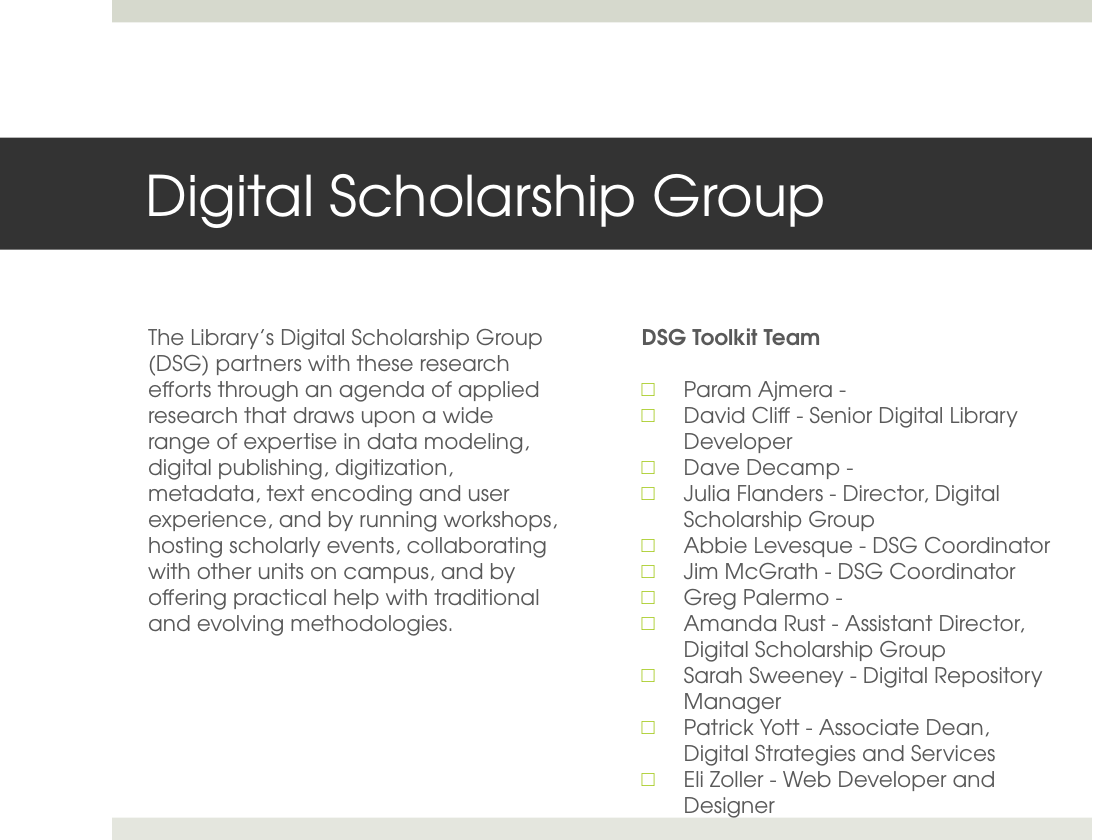
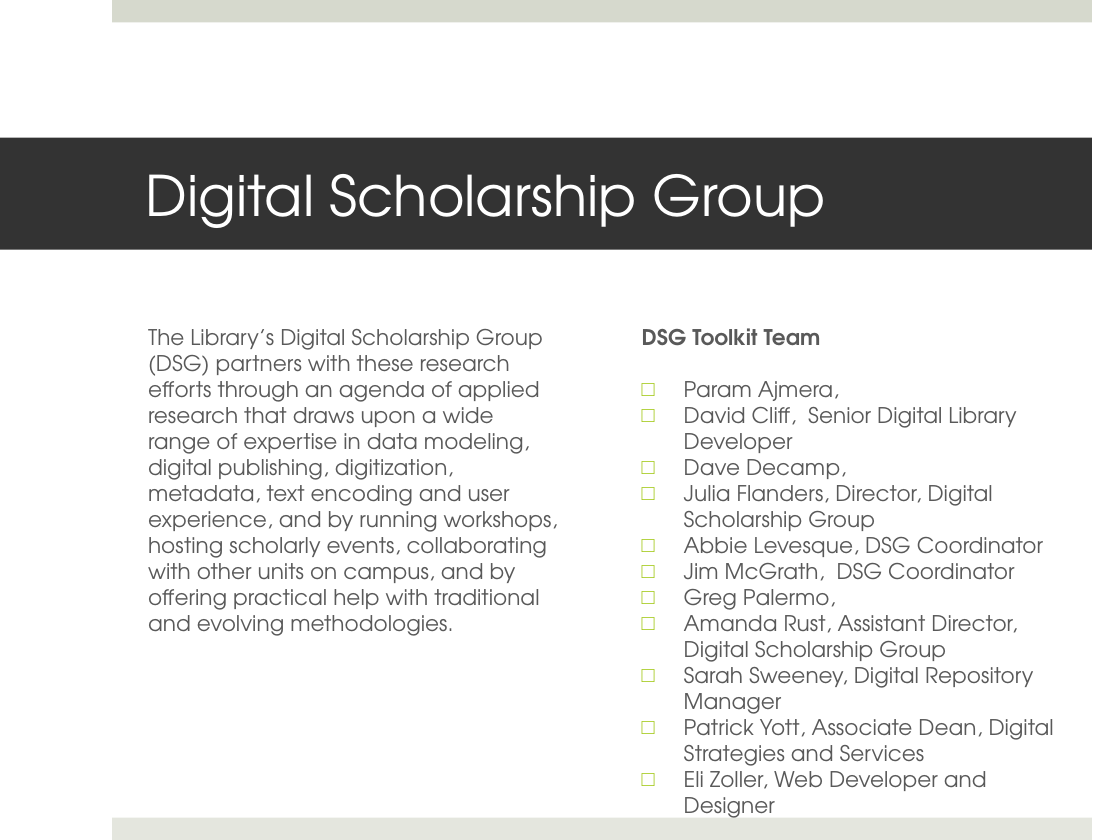
Before and after one commit to sarahjeansweeney/various_files, a slide deck: slide 3 of Presentations/DLF 2015/draftSlides.pptx. Drawn at 1120x840 pixels with LibreOffice and Linux fonts; fonts in the diff are those of the drawing. Boxes give left, top, right and bottom in pixels: in the first picture for what was removed or moved away, otherwise in the second. Text is boxed around its words. In the diff, an @@ line names an element or a change of style, - is before the commit and + after.

Commit message:
Tweaking slides, adding Julia's architecture model

```diff
--- a/Presentations/DLF 2015/draftSlides.pptx
+++ b/Presentations/DLF 2015/draftSlides.pptx
@@ text at (684,381,1054,818): text changed @@
-□ Param Ajmera -
-□ David Cliff - Senior Digital Library Developer
-□ Dave Decamp -
-□ Julia Flanders - Director, Digital Scholarship Group
-□ Abbie Levesque - DSG Coordinator
-□ Jim McGrath - DSG Coordinator
-□ Greg Palermo -
-□ Amanda Rust - Assistant Director, Digital Scholarship Group
-□ Sarah Sweeney - Digital Repository Manager
-□ Patrick Yott - Associate Dean, Digital Strategies and Services
-□ Eli Zoller - Web Developer and Designer
+□ Param Ajmera,
+□ David Cliff, Senior Digital Library Developer
+□ Dave Decamp,
+□ Julia Flanders, Director, Digital Scholarship Group
+□ Abbie Levesque, DSG Coordinator
+□ Jim McGrath, DSG Coordinator
+□ Greg Palermo,
+□ Amanda Rust, Assistant Director, Digital Scholarship Group
+□ Sarah Sweeney, Digital Repository Manager
+□ Patrick Yott, Associate Dean, Digital Strategies and Services
+□ Eli Zoller, Web Developer and Designer
```
Also in this commit, not shown: 1 other slide changed, 1 slide added, 1 other file.
